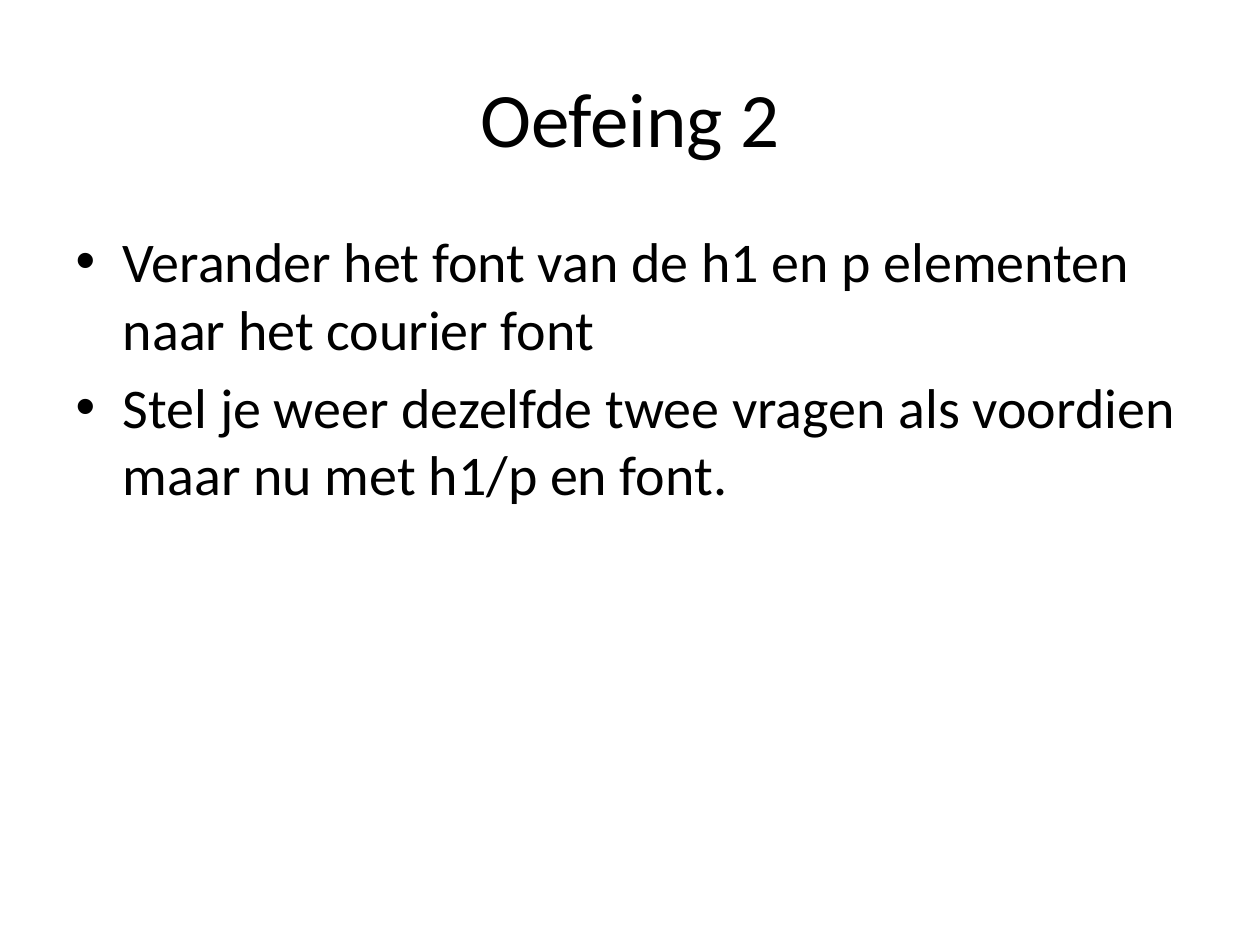
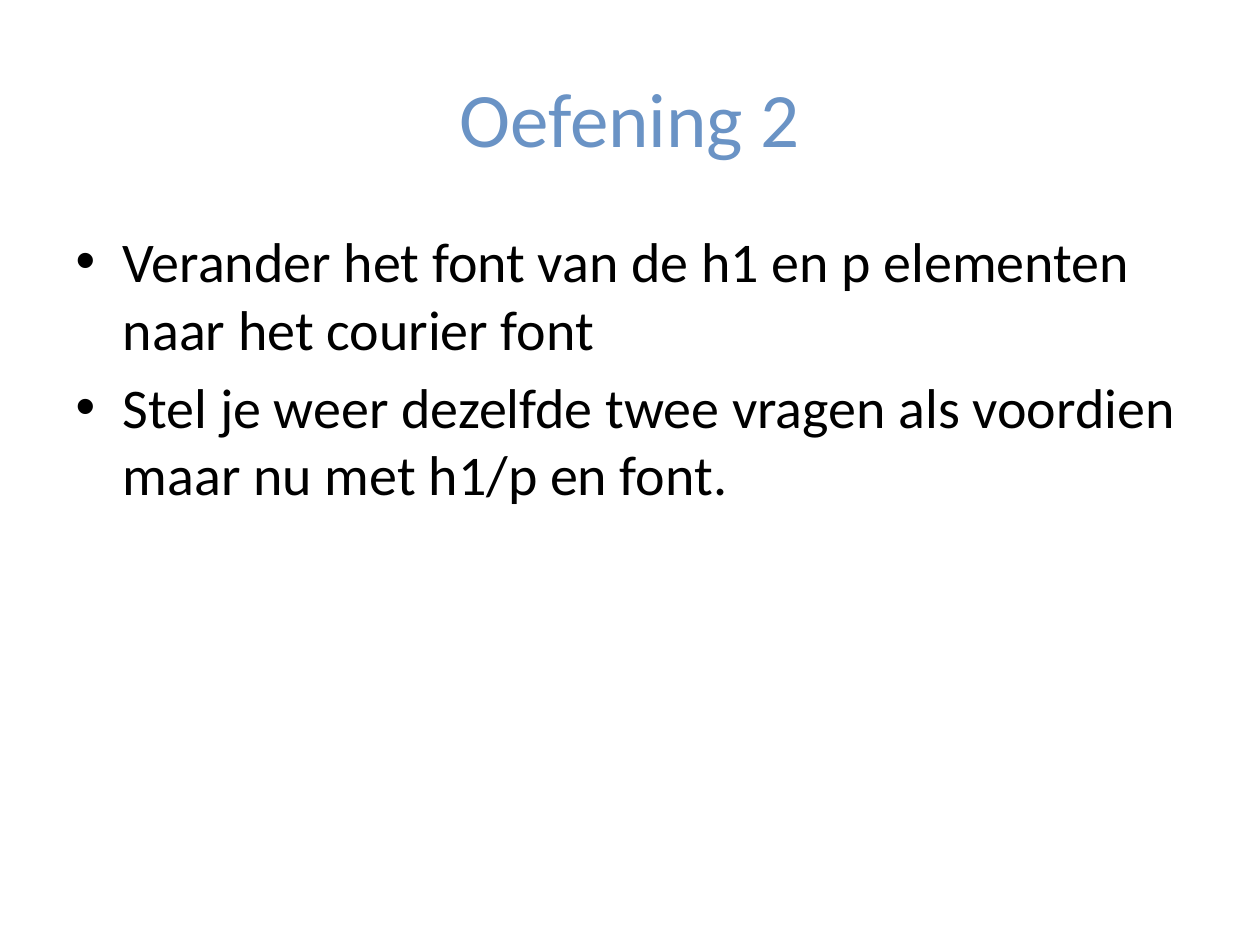
Before and after one commit to Belitili/Workshop-IntroHTML-CSS, a slide deck: slide 18 of Workshop werkdocumenten/Intro HTML en CSS.pptx (slide 17 before the commit). Drawn at 1260x945 pixels with LibreOffice and Linux fonts; fonts in the diff are those of the drawing. Boxes give left, top, right and bottom in pixels: in the first picture for what was removed or moved away, otherwise in the second. Text is boxed around its words. In the diff, an @@ line names an element or a change of style, - is before the commit and + after.

Commit message:
ppt: intro added, added some style, js removed, fixed spelling, minor content changes

```diff
--- a/Workshop werkdocumenten/Intro HTML en CSS.pptx
+++ b/Workshop werkdocumenten/Intro HTML en CSS.pptx
@@ title at box(460, 94, 800, 160): text changed; text colour #000000 to #6A93C5 @@
-Oefeing 2
+Oefening 2
```
Also in this commit, not shown: 21 other slides changed, 1 slide added, 2 slides removed, 2 other files.
